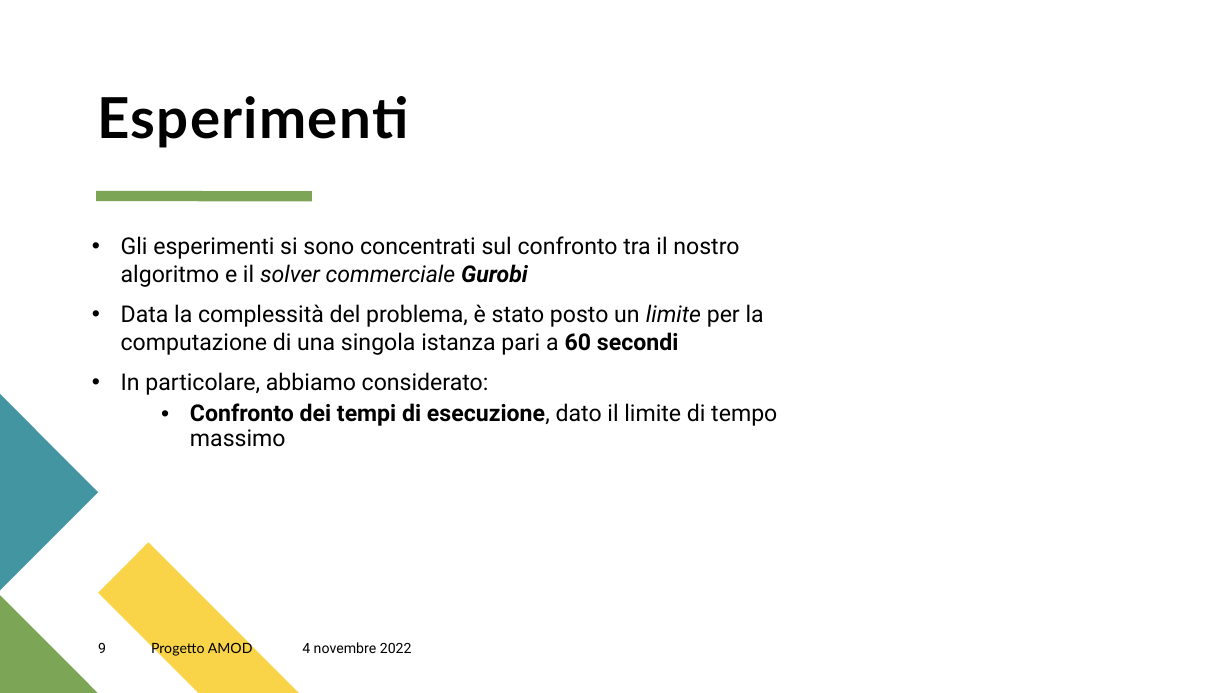
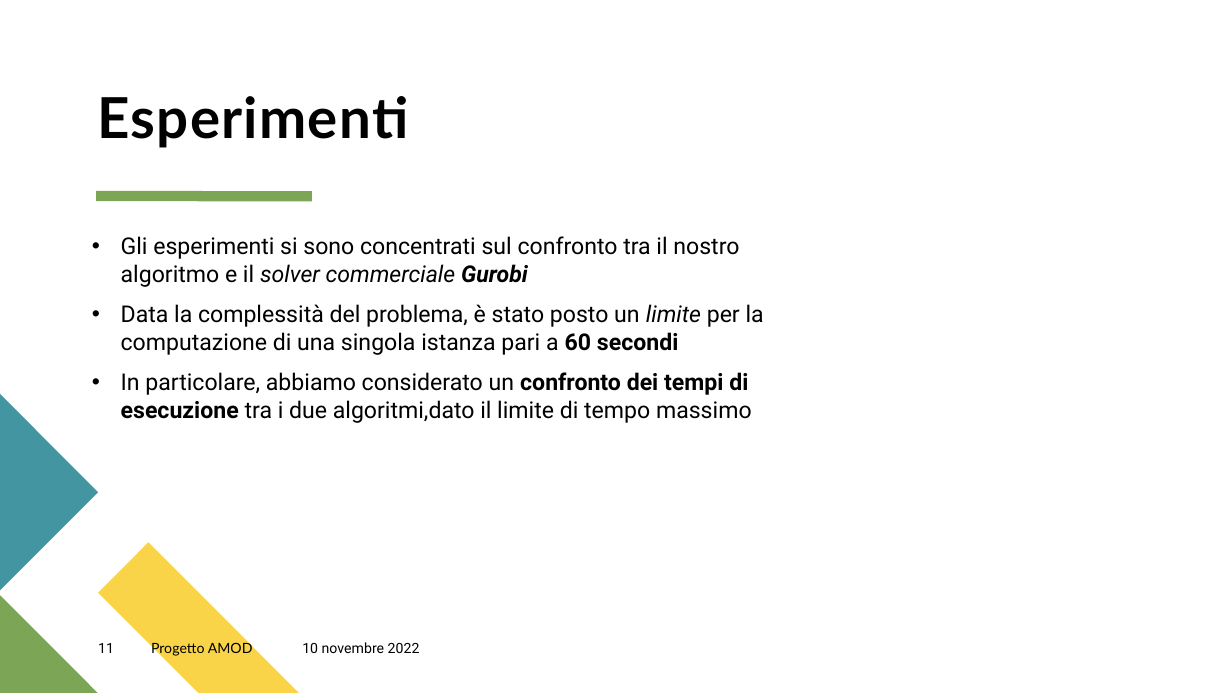
Before and after one commit to GiulioAppetito/Progetto-AMOD-21-22, a slide deck: slide 11 of Presentazione Progetto AMOD.pptx (slide 9 before the commit). Drawn at 1232x693 pixels with LibreOffice and Linux fonts; fonts in the diff are those of the drawing. Boxes give left, top, right and bottom in pixels: in the first picture for what was removed or moved away, otherwise in the second. Text is boxed around its words. In the diff, an @@ line names an element or a change of style, - is before the commit and + after.

```diff
--- a/Presentazione Progetto AMOD.pptx
+++ b/Presentazione Progetto AMOD.pptx
@@ text at (x1=121, y1=372, x2=752, y2=423): text changed @@
-• In particolare, abbiamo considerato:
-  • Confronto dei tempi di esecuzione, dato il limite di tempo massimo
+• In particolare, abbiamo considerato un confronto dei tempi di esecuzione tra i due algoritmi,dato il limite di tempo massimo
@@ page number at (x1=98, y1=643, x2=114, y2=653): text changed @@
-9
+11
@@ text at (x1=302, y1=642, x2=420, y2=653): text changed @@
-4 novembre 2022
+10 novembre 2022
```
Also in this commit, not shown: 17 other slides changed, 4 slides added, 9 slides removed.
